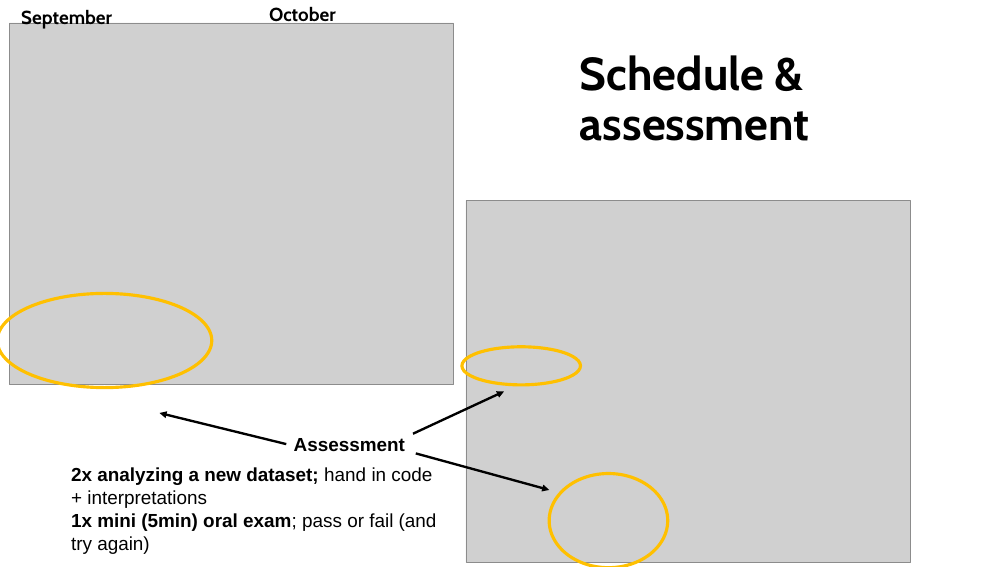
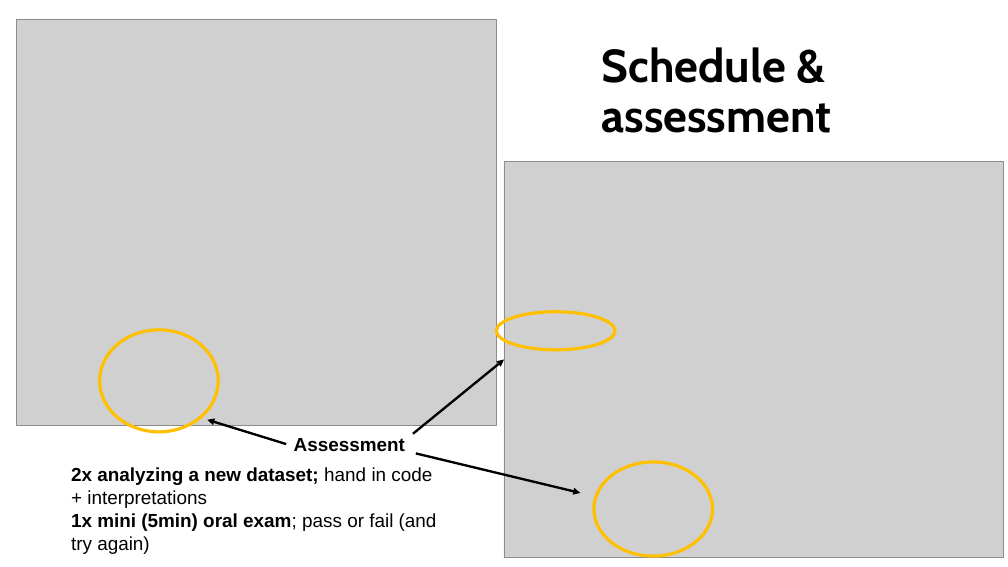
Before and after one commit to mishapaauw/molecular-data-analysis, a slide deck: slide 7 of lectures/0_course_introduction.pptx. Drawn at 1008x567 pixels with LibreOffice and Linux fonts; fonts in the diff are those of the drawing; grey boxes stand for pictures. Boxes give left, top, right and bottom in pixels: in the first picture for what was removed or moved away, otherwise in the second. Text is boxed around its words. In the diff, an @@ line names an element or a change of style, - is before the commit and + after.

```diff
--- a/lectures/0_course_introduction.pptx
+++ b/lectures/0_course_introduction.pptx
@@ picture resized from (x1=9, y1=23, x2=454, y2=385) to (x1=17, y1=20, x2=496, y2=426) @@
@@ text removed at (x1=21, y1=8, x2=112, y2=29) @@
-September
@@ text removed at (x1=269, y1=6, x2=336, y2=24) @@
-October
@@ text "Schedule & assessment" moved from (x1=580, y1=55, x2=810, y2=141) to (x1=602, y1=47, x2=832, y2=133) @@
@@ picture resized from (x1=466, y1=200, x2=910, y2=563) to (x1=504, y1=161, x2=1004, y2=557) @@
@@ ellipse moved from (x1=462, y1=347, x2=581, y2=385) to (x1=497, y1=312, x2=616, y2=349) @@
@@ ellipse resized from (x1=0, y1=293, x2=212, y2=388) to (x1=100, y1=330, x2=219, y2=432) @@
@@ arrow moved from (413, 434) - (504, 392) to (413, 434) - (504, 360) @@
@@ arrow moved from (287, 444) - (160, 413) to (287, 444) - (207, 420) @@
@@ arrow moved from (416, 454) - (549, 490) to (416, 454) - (581, 493) @@
@@ ellipse moved from (x1=549, y1=473, x2=668, y2=567) to (x1=594, y1=462, x2=713, y2=557) @@
```
Also in this commit, not shown: 2 other slides changed, 2 slides added, 2 slides removed, 6 other files.
